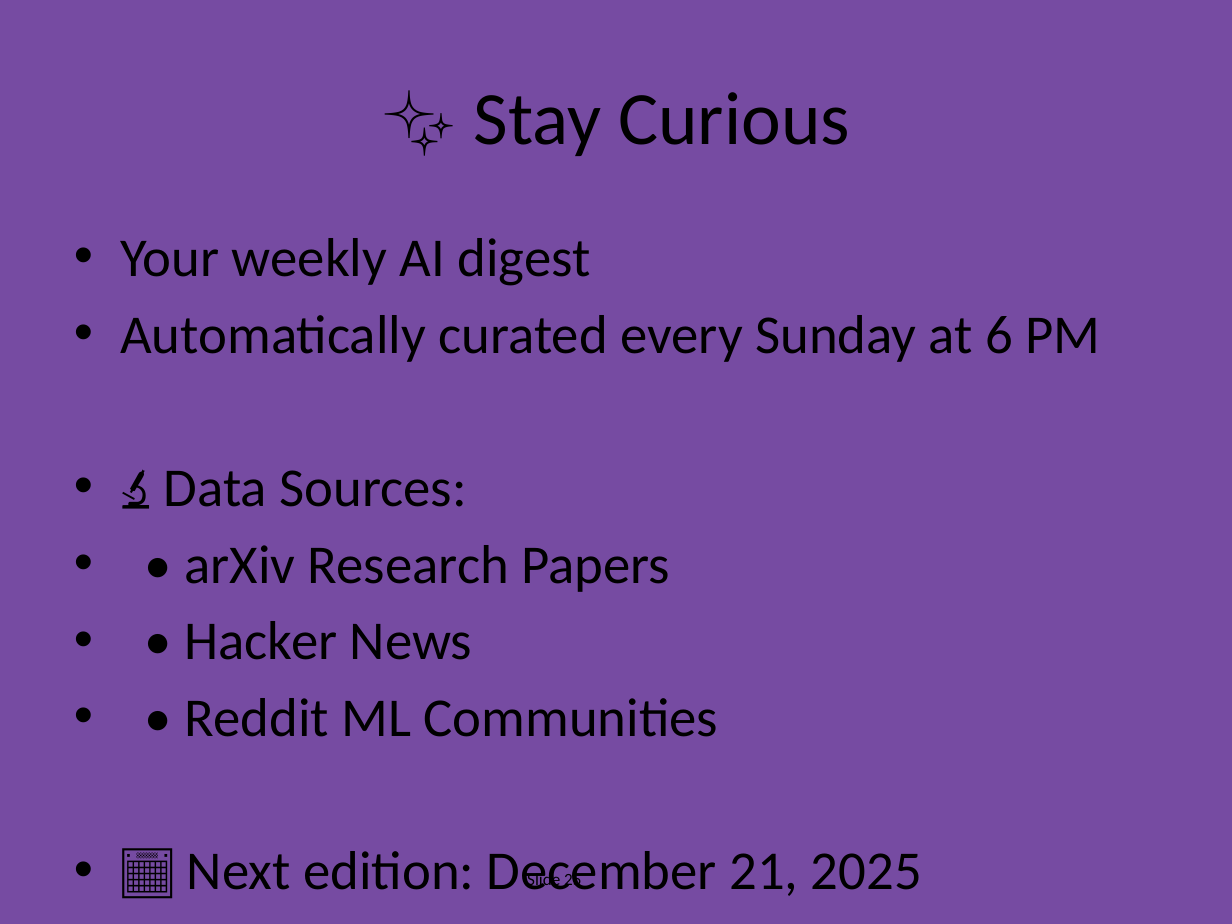
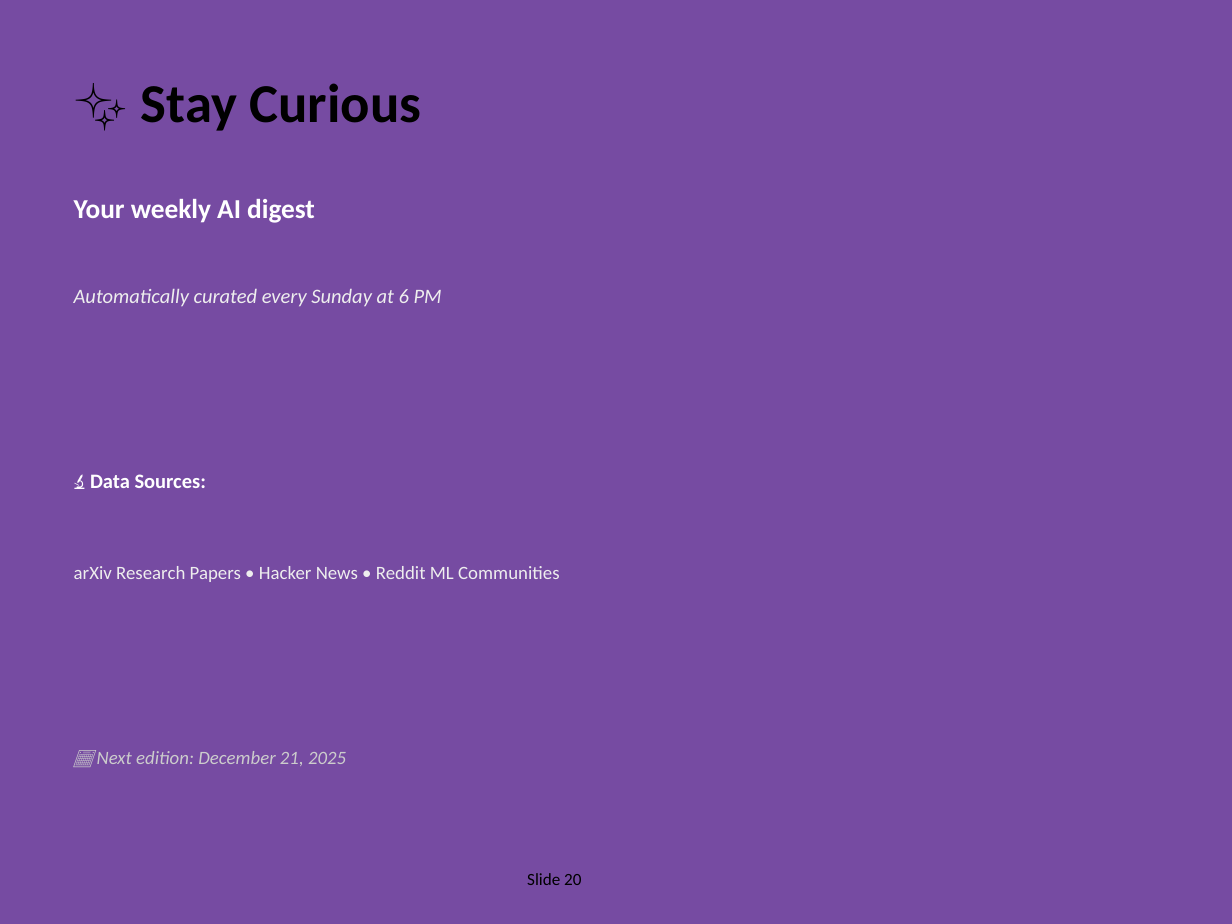
Before and after one commit to EiriniOr/ai-weekly-digest, a slide deck: slide 20 of AI_Weekly_2025-12-15.pptx (slide 25 before the commit). Drawn at 1232x924 pixels with LibreOffice and Linux fonts; fonts in the diff are those of the drawing. Boxes give left, top, right and bottom in pixels: in the first picture for what was removed or moved away, otherwise in the second. Text is boxed around its words. In the diff, an @@ line names an element or a change of style, - is before the commit and + after.

Commit message:
Update weekly digest - 2025-12-15

```diff
--- a/AI_Weekly_2025-12-15.pptx
+++ b/AI_Weekly_2025-12-15.pptx
@@ text "✨ Stay Curious": place and size @@
-text "✨ Stay Curious" at <box>474,92,850,156</box>
+text "✨ Stay Curious" at <box>141,83,422,131</box>
@@ text "✨ Stay Curious" at <box>141,83,422,131</box>: size 44 to 32 pt, bold on; alignment centre to left; vertical alignment middle to top @@
@@ text added at <box>74,199,315,223</box>, 16 pt, text #FFFFFF, bold @@
+Your weekly AI digest
@@ text removed at <box>120,238,1101,896</box> @@
-• Your weekly AI digest
-• Automatically curated every Sunday at 6 PM
-• 🔬 Data Sources:
-• • arXiv Research Papers
-• • Hacker News
-• • Reddit ML Communities
-• 📅 Next edition: December 21, 2025
@@ text added at <box>74,289,442,307</box>, 12 pt, text #EEEEEE, italic @@
+Automatically curated every Sunday at 6 PM
@@ text added at <box>90,474,206,488</box>, 12 pt, text #FFFFFF, bold @@
+🔬 Data Sources:
@@ text added at <box>74,566,559,582</box>, 11 pt, text #EEEEEE @@
+arXiv Research Papers • Hacker News • Reddit ML Communities
@@ text added at <box>97,751,346,766</box>, 11 pt, text #CCCCCC, italic @@
+📅 Next edition: December 21, 2025
@@ text at <box>527,873,581,885</box>: text changed @@
-Slide 25
+Slide 20
```
Also in this commit, not shown: 15 other slides changed, 3 slides added, 8 slides removed, 1 other file.
